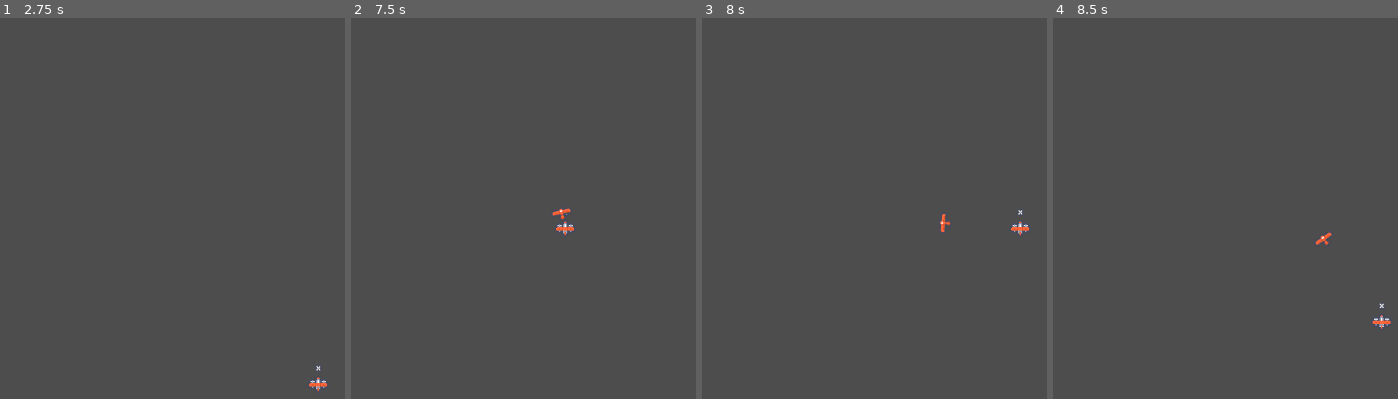
Above: before the commit, frames 1-4 (left to right).
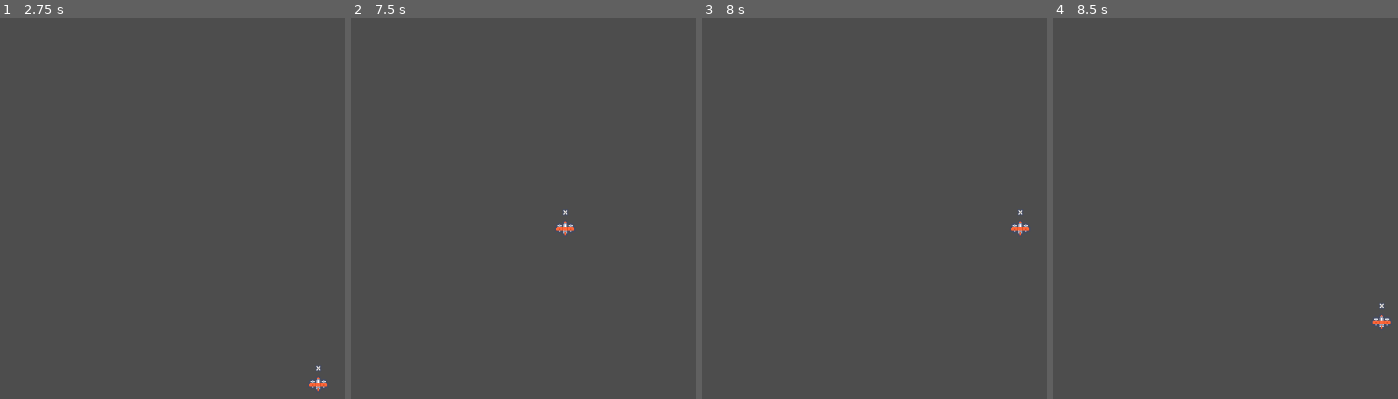
Above: after the commit, the same moments.

Repository: jkuttu/GodotWorkshop
Game: Godot game, scene res://Models/basics.tscn
Same seed, same stepped clock (60 frames per second), same inputs: the game is played once before the commit and once after it.
Inputs:
- Up to frame 1 (2.75 s): tap Enter at 0.5 s; hold Right (ui_right) 0.53-1.28 s; hold Down (ui_down) 1.28-2.03 s; hold Right (ui_right) from 2.03 s (still down)
- Up to frame 2 (7.5 s): tap Space at 2.75, 5.75 s; release Right (ui_right) at 2.78 s; hold Up (ui_up) 2.78-3.53 s; tap Enter at 3.5, 6.5 s; hold Left (ui_left) 3.53-5.03 s; hold Down (ui_down) 5.03-5.78 s; hold Right (ui_right) 5.78-6.53 s; hold Up (ui_up) 6.53-7.28 s; hold Right (ui_right) from 7.28 s (still down)
- Up to frame 3 (8 s): keep holding Right (ui_right)
- Up to frame 4 (8.5 s): release Right (ui_right) at 8.03 s; hold Down (ui_down) from 8.03 s (still down)

Frame 1 is identical in both runs. In frame 2, less than 0.1% of the frame differs, in the area x 58-64%, y 49-53%; in frame 3, less than 0.1%; in frame 4, less than 0.1%.

Commit message:
Enemy die based on player

Diff:
--- a/Models/Basics.gd
+++ b/Models/Basics.gd
@@ -47,7 +47,7 @@
 
 
 
-func _on_visible_on_screen_notifier_2d_screen_exited():
-	print("exited")
-	# position = -position
+func _on_area_2d_body_entered(body):
+	print(body.name)
+	body.queue_free()
 	pass # Replace with function body.
--- a/Models/basics.tscn
+++ b/Models/basics.tscn
@@ -7,6 +7,9 @@
 [ext_resource type="Script" path="res://Models/EnemySpawnPoint.gd" id="5_pjaqm"]
 [ext_resource type="PackedScene" uid="uid://c0yk6d32io6r5" path="res://Models/enemy.tscn" id="6_ofjxo"]
 [ext_resource type="Script" path="res://Models/Control.gd" id="7_mg2o2"]
+
+[sub_resource type="RectangleShape2D" id="RectangleShape2D_3stxc"]
+size = Vector2(45, 37)
 
 [sub_resource type="Theme" id="Theme_nc42g"]
 default_font_size = 18
@@ -20,8 +23,6 @@
 [node name="Player" type="Sprite2D" parent="Basics"]
 texture = ExtResource("2_wqocx")
 
-[node name="VisibleOnScreenNotifier2D" type="VisibleOnScreenNotifier2D" parent="Basics/Player"]
-
 [node name="Gun" type="Sprite2D" parent="Basics/Player" node_paths=PackedStringArray("basics")]
 position = Vector2(0, -24)
 scale = Vector2(0.70063, 0.790834)
@@ -31,6 +32,11 @@
 frame = 10
 script = ExtResource("4_tdku7")
 basics = NodePath("../..")
+
+[node name="Area2D" type="Area2D" parent="Basics"]
+
+[node name="CollisionShape2D" type="CollisionShape2D" parent="Basics/Area2D"]
+shape = SubResource("RectangleShape2D_3stxc")
 
 [node name="Camera2D" type="Camera2D" parent="."]
 
@@ -69,5 +75,5 @@
 grow_horizontal = 2
 theme = SubResource("Theme_nc42g")
 
-[connection signal="screen_exited" from="Basics/Player/VisibleOnScreenNotifier2D" to="Basics" method="_on_visible_on_screen_notifier_2d_screen_exited"]
+[connection signal="body_entered" from="Basics/Area2D" to="Basics" method="_on_area_2d_body_entered"]
 [connection signal="timeout" from="EnemySpawnPoint/Timer" to="EnemySpawnPoint" method="_on_timer_timeout"]
--- a/Models/enemy.tscn
+++ b/Models/enemy.tscn
@@ -4,9 +4,9 @@
 [ext_resource type="Texture2D" uid="uid://uxkys4rmm5po" path="res://Ships/ship_0005.png" id="1_gudo1"]
 
 [sub_resource type="RectangleShape2D" id="RectangleShape2D_b4hqh"]
-size = Vector2(29, 20)
+size = Vector2(29, 33)
 
-[node name="Enemy" type="RigidBody2D"]
+[node name="Enemy" type="RigidBody2D" groups=["enemy"]]
 mass = 0.01
 gravity_scale = 0.0
 script = ExtResource("1_eyuxe")
Not shown: 1 places in Models/basics.tscn that only renumber resources
